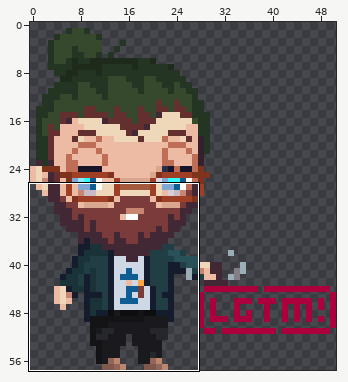
Animated GIF sprite -- lgtm.gif. The first picture is a wide view before the edit; the outline marks the close-up.
Close-up. Before:
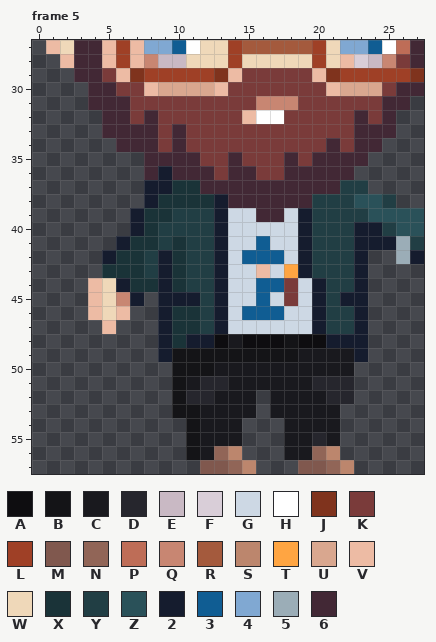
The file is 102x116 pixels, drawn in blocks of 2x2; one block is one cell here. Shown: frame 5: x 0..27, y 27..57. The commit also changed other frames or places, which this record leaves out.
Palette (. is transparent): A #0e0d10  B #141417  C #19191e  D #26262d  E #c9b9c4  F #d9ced8  G #cdd8e4  H #ffffff  J #7f331d  K #7a3b3a  L #9f4026  M #80584e  N #916557  P #be6d57  Q #c88672  R #a45a3d  S #bc866d  T #ffa542  U #d9a78f  V #edbba4  W #efd8b9  X #1a3338  Y #213e44  Z #2a5159  2 #151c2e  3 #105d93  4 #80a8d2  5 #9badb7  6 #422835
Pixels before, frame 5, first column x 1:
27 VW66VLV443HWWLRRRRRLW443HP6
28 .V66VLVQEEWWWLWWWWWLWVFEQK6
29 ..66KVJLLLLLJVKKKKKVJLLLLLJ
30 ...66KKVUUUUVKKKKKKKVUUUK66
31 ...666KKKKKKKKKQQQKKKKKK66.
32 ....66K6KKKKKKVHHKKKKK6K6..
33 ....6666K6KKKKKKKKKKKK666..
34 .....666K6KKKKKKKKKK6K66...
35 .......6666KK6KKK6K6666....
36 .......62666K66KK66666.....
37 .......22XX6666666666YY....
38 .......2XXXX2666666YYYZZY..
39 ......2XXYYY2GG66G2YYYYZZZZ
40 ......2XYYYY2GGGGG2YYY22YZZ
41 .....2XXYXYY2GG3GG2YYY2225Y
42 ....2XXY2XYY2G333G2YYY2..52
43 ....XXXY2XYY2GGVGT2YYY2....
44 ...VW2XX2XYY2GG33KG2YY2....
45 ...VWQ2.222Y2GG3GKG2Y22....
46 ...VWV..2XXY2G333GG2YY2....
47 ....V...2XXY2GGGGGG2YY2....
48 ........2X22ACAAABAA222....
49 ........2BBBBBBBBBCCCC2....
50 .........BBBCCCCCCCCCC.....
51 .........BCDDCCCCCCDDD.....
52 .........BDDCCC.CCCCDD.....
53 .........BBCCCC.CCCCC......
54 ..........BCCC...CCCC......
55 ..........BCCC...CCDC......
56 ..........BCNS...CCNS......
57 ...........MMNS...MMNS.....
Once edited:
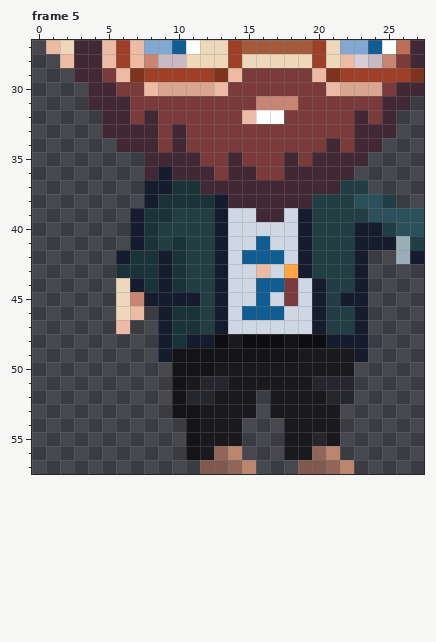
From old to new:
Changed rows in their new state; - is an unchanged pixel.
Frame 5:
first column x 4:
41 --.2-
42 -.2-X
43 -.--X
44 ..W2-
45 ..WQ2
46 ..WV-
47 -.V--
